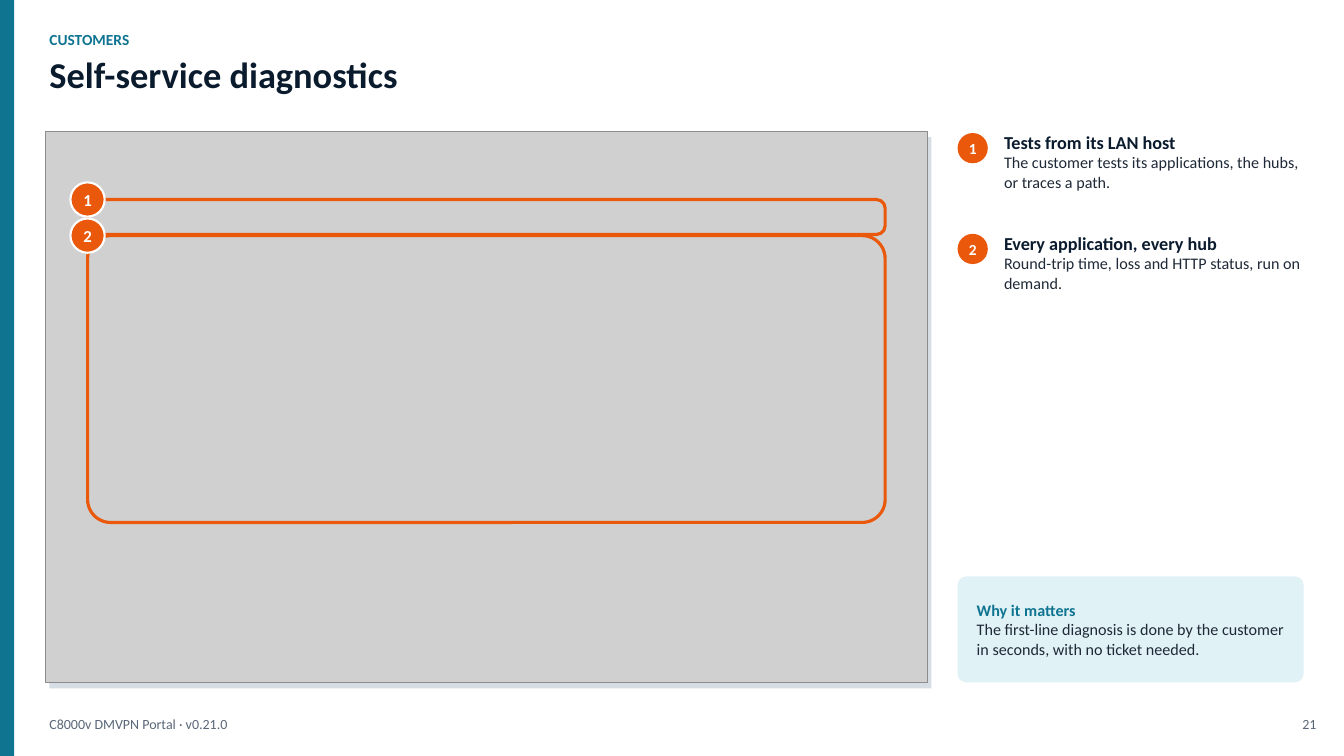
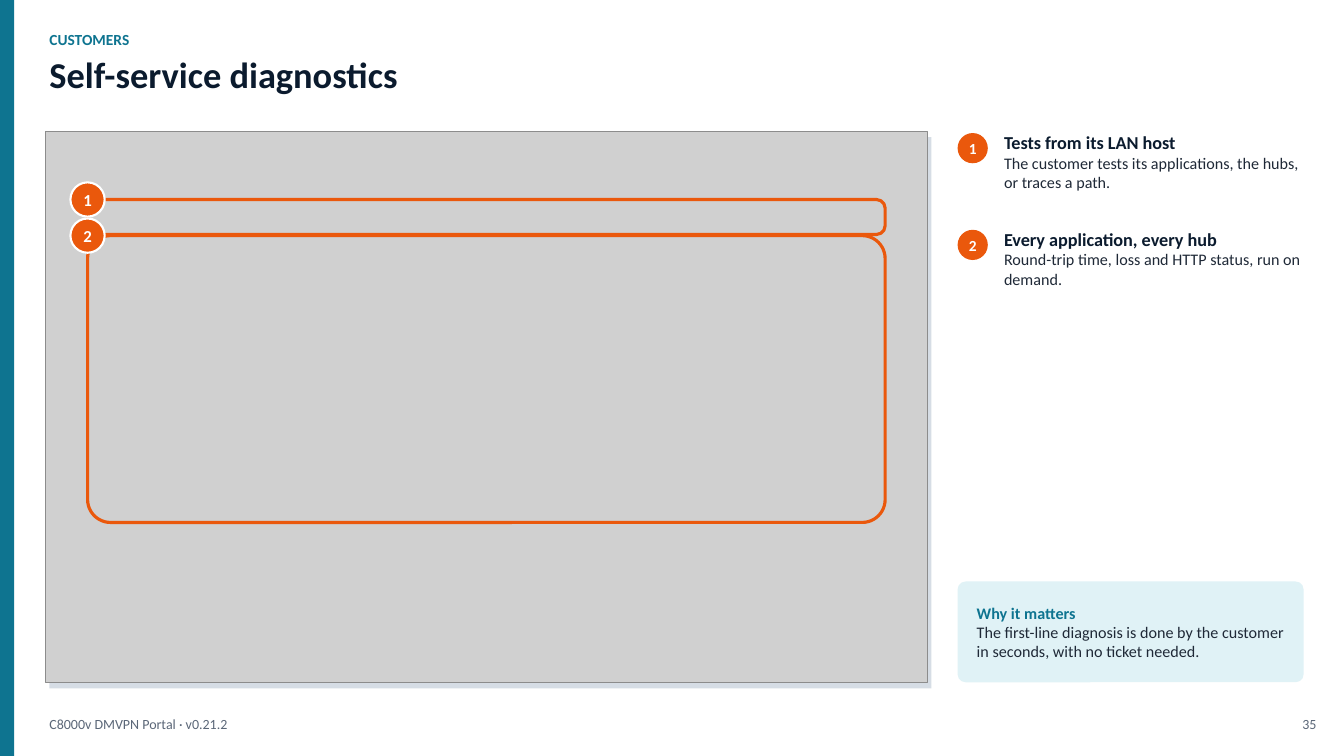
Before and after one commit to dcantor/c8000v-dmvpn-lab, a slide deck: slide 35 of docs/presentation/c8000v-dmvpn-portal.pptx (slide 21 before the commit). Drawn at 1344x756 pixels with LibreOffice and Linux fonts; fonts in the diff are those of the drawing; grey boxes stand for pictures. Boxes give left, top, right and bottom in pixels: in the first picture for what was removed or moved away, otherwise in the second. Text is boxed around its words. In the diff, an @@ line names an element or a change of style, - is before the commit and + after.

```diff
--- a/docs/presentation/c8000v-dmvpn-portal.pptx
+++ b/docs/presentation/c8000v-dmvpn-portal.pptx
@@ ellipse "2" moved from (x1=958, y1=234, x2=988, y2=264) to (x1=958, y1=230, x2=988, y2=260) @@
@@ text "Every application, every hub" moved from (x1=1004, y1=237, x2=1300, y2=289) to (x1=1004, y1=233, x2=1300, y2=285) @@
@@ rounded rectangle resized from (x1=958, y1=577, x2=1304, y2=683) to (x1=958, y1=582, x2=1304, y2=683) @@
@@ text at (x1=49, y1=719, x2=228, y2=729): text changed @@
-C8000v DMVPN Portal · v0.21.0
+C8000v DMVPN Portal · v0.21.2
@@ text at (x1=1302, y1=720, x2=1316, y2=729): text changed @@
-21
+35
```
Also in this commit, not shown: 22 other slides changed, 16 slides added, 20 other files.
